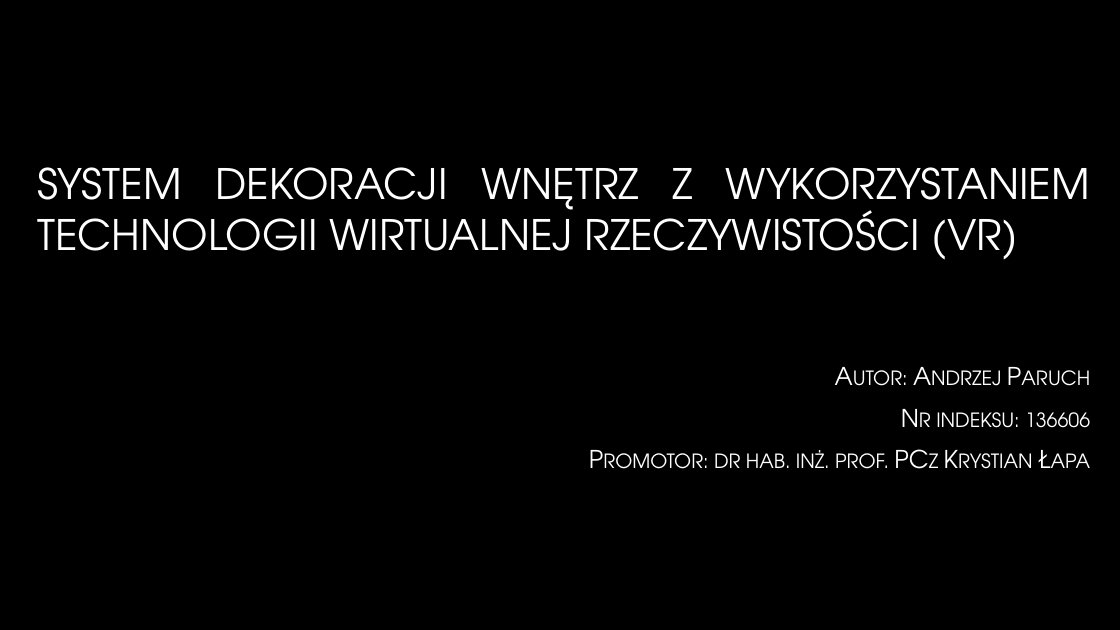
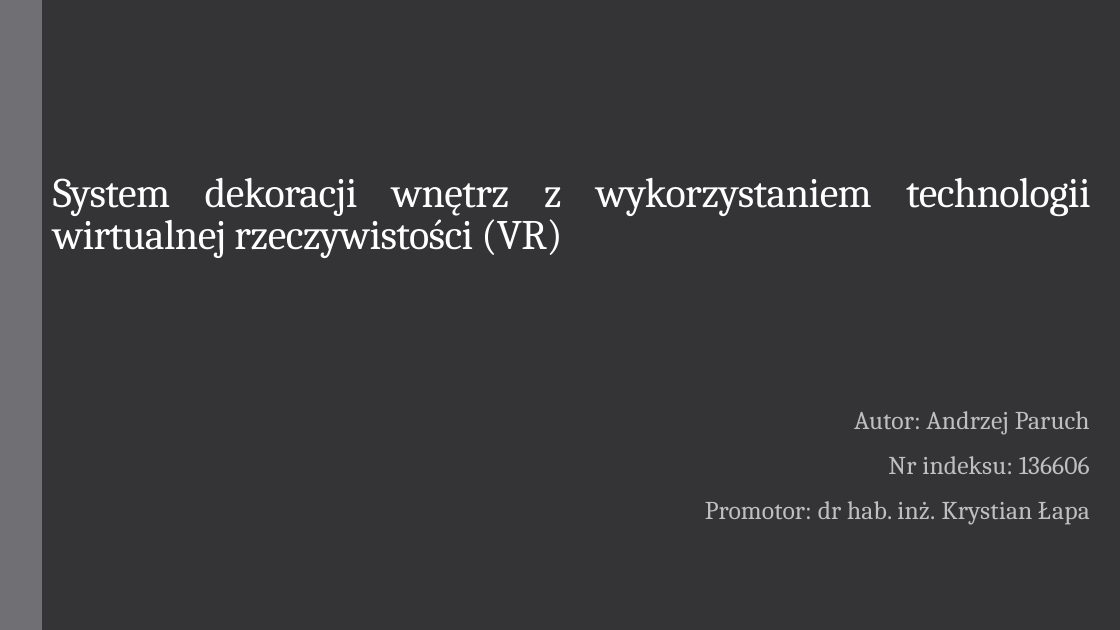
Before and after one commit to GlitchedGuest/PracaInzynieryjska, a slide deck: slide 1 of PrezentacjaAndrzejParuch.pptx. Drawn at 1120x630 pixels with LibreOffice and Linux fonts; fonts in the diff are those of the drawing; background and template pictures are left out. Boxes give left, top, right and bottom in pixels: in the first picture for what was removed or moved away, otherwise in the second. Text is boxed around its words. In the diff, an @@ line names an element or a change of style, - is before the commit and + after.

```diff
--- a/PrezentacjaAndrzejParuch.pptx
+++ b/PrezentacjaAndrzejParuch.pptx
@@ background picture (left out) to #353537 @@
@@ rectangle added at (0, 0, 42, 630), fill #6F6F74 @@
@@ title at (53, 178, 1090, 258): text changed; font TeX Gyre Adventor to Cambria; text colour gradient #FFFFFF to #A6A6A6 to #FFFFFF @@
-SYSTEM DEKORACJI WNĘTRZ Z WYKORZYSTANIEM TECHNOLOGII WIRTUALNEJ RZECZYWISTOŚCI (VR)
+System dekoracji wnętrz z wykorzystaniem technologii wirtualnej rzeczywistości (VR)
@@ subtitle "Autor: Andrzej Paruch": place and size @@
-subtitle "Autor: Andrzej Paruch" at (714, 412, 1090, 469)
+subtitle "Autor: Andrzej Paruch" at (705, 411, 1090, 524)
@@ subtitle at (854, 411, 1090, 474): size 21 to 22 pt, font TeX Gyre Adventor to Cambria, text colour gradient #FFFFFF to #BFBFBF to #BFBFBF, letter spacing 0 to 0.1 pt, small capitals off in "Autor: Andrzej Paruch", "Nr indeksu: 136606"; line spacing 1 to 0.85; more space between paragraphs @@
@@ subtitle at (705, 501, 1090, 524): text changed; size 21 to 22 pt; font TeX Gyre Adventor to Cambria; text colour gradient #FFFFFF to #BFBFBF to #BFBFBF @@
-Promotor: dr hab. inż. prof. PCz Krystian Łapa
+Promotor: dr hab. inż. Krystian Łapa
```
Also in this commit, not shown: 12 other slides changed.
